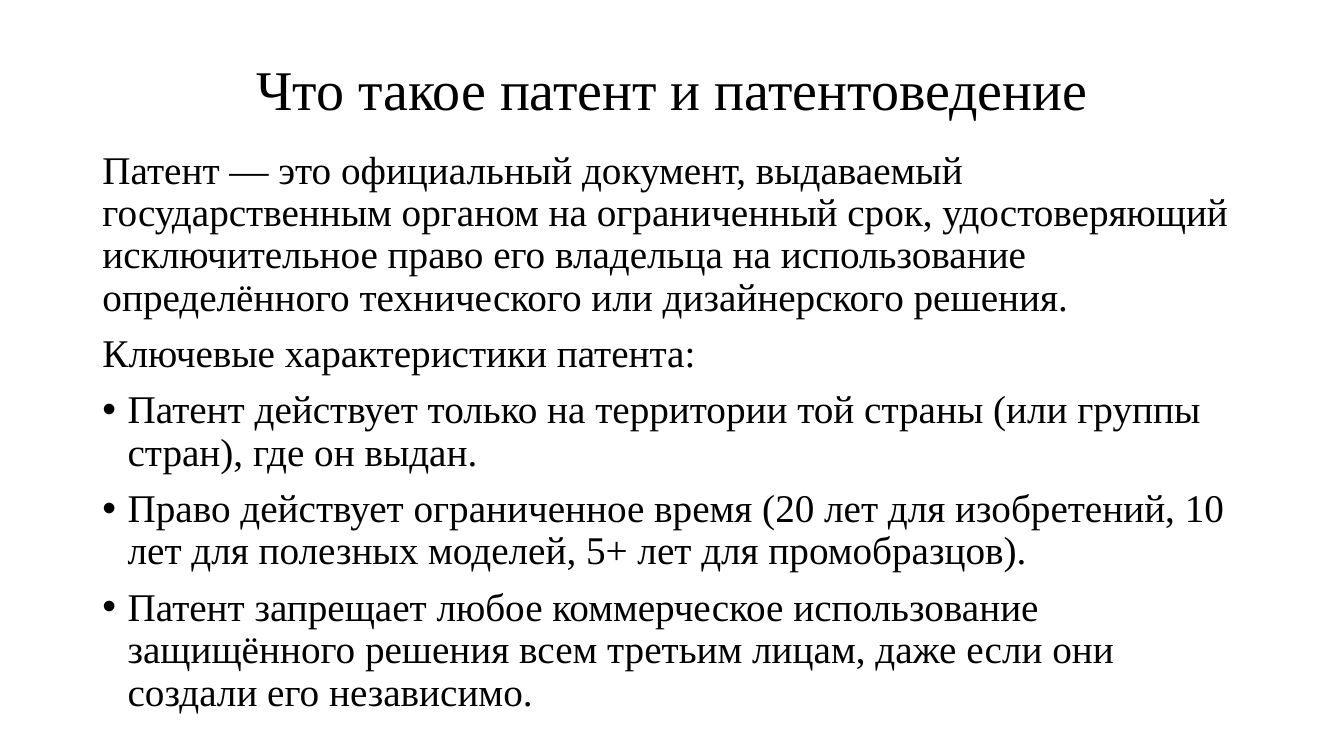
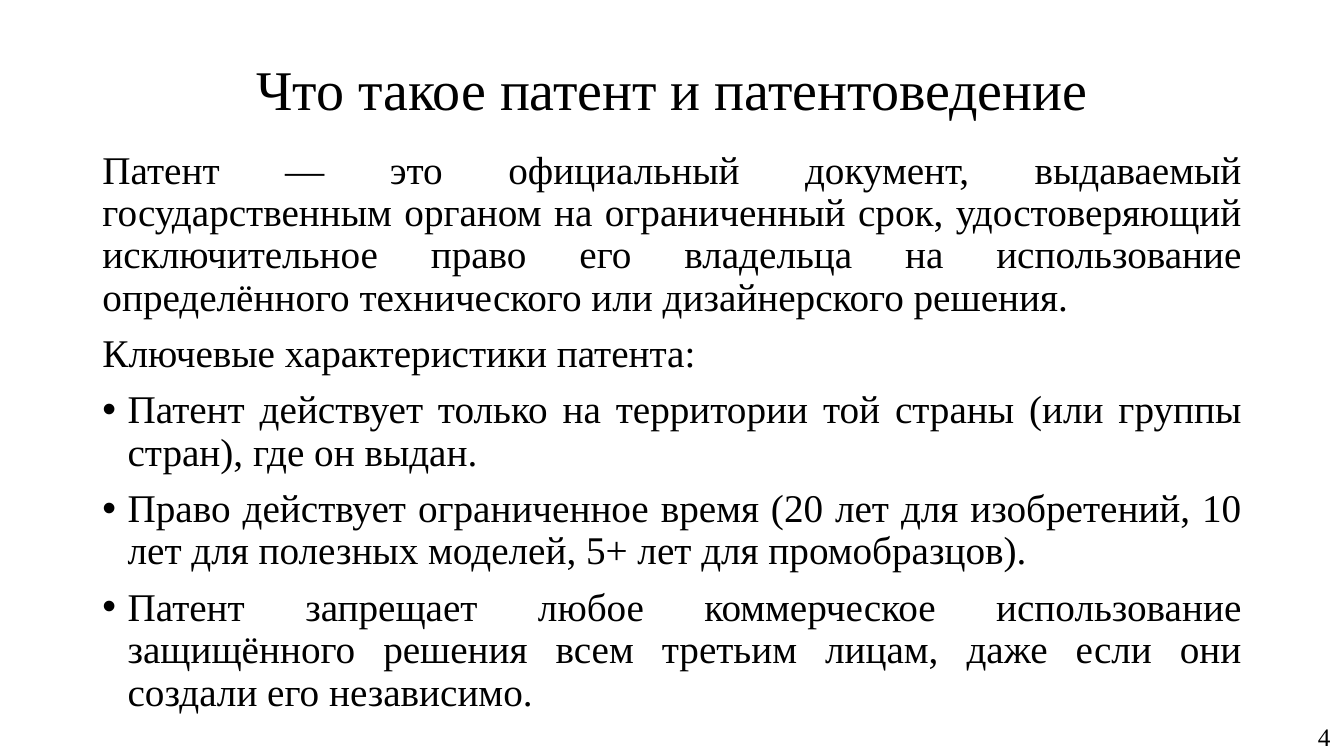
Before and after one commit to KeroDeep/Education, a slide deck: slide 4 of Novosibirsk_State_University/Дипломная работа/Доклады/Презентация.pptx. Drawn at 1344x756 pixels with LibreOffice and Linux fonts; fonts in the diff are those of the drawing. Boxes give left, top, right and bottom in pixels: in the first picture for what was removed or moved away, otherwise in the second. Text is boxed around its words. In the diff, an @@ line names an element or a change of style, - is before the commit and + after.

```diff
--- a/Novosibirsk_State_University/Дипломная работа/Доклады/Презентация.pptx
+++ b/Novosibirsk_State_University/Дипломная работа/Доклады/Презентация.pptx
@@ text "Патент — это официальный документ, ..." at (102,156,1242,713): alignment left to justified @@
@@ text added at (1318,729,1331,746), 18 pt, text #000000 @@
+4
```
Also in this commit, not shown: 8 other slides changed, 15 other files.
